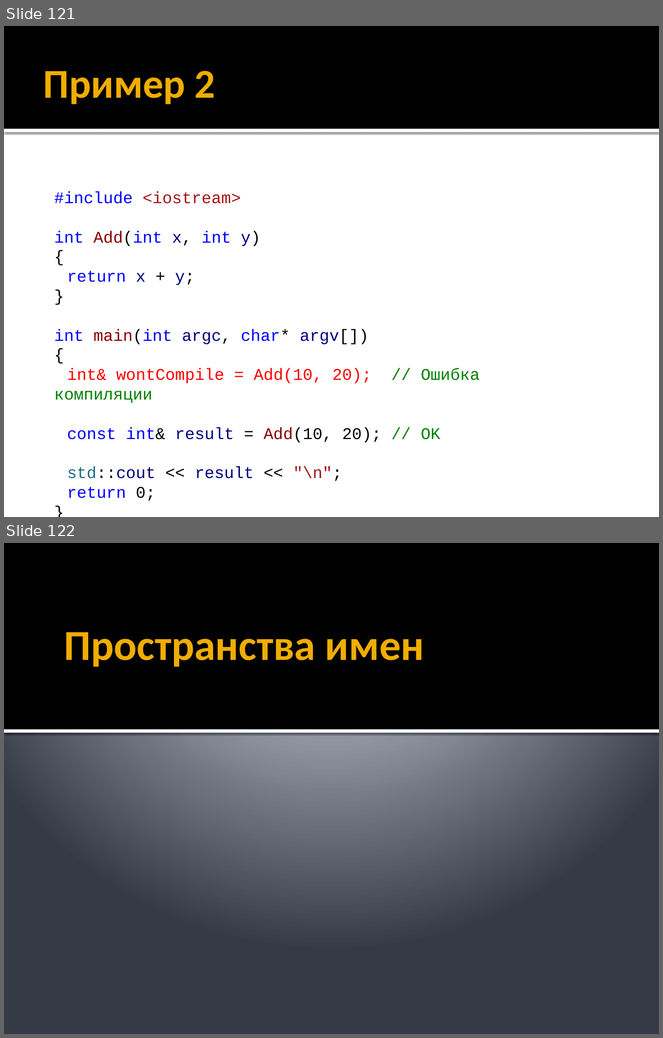
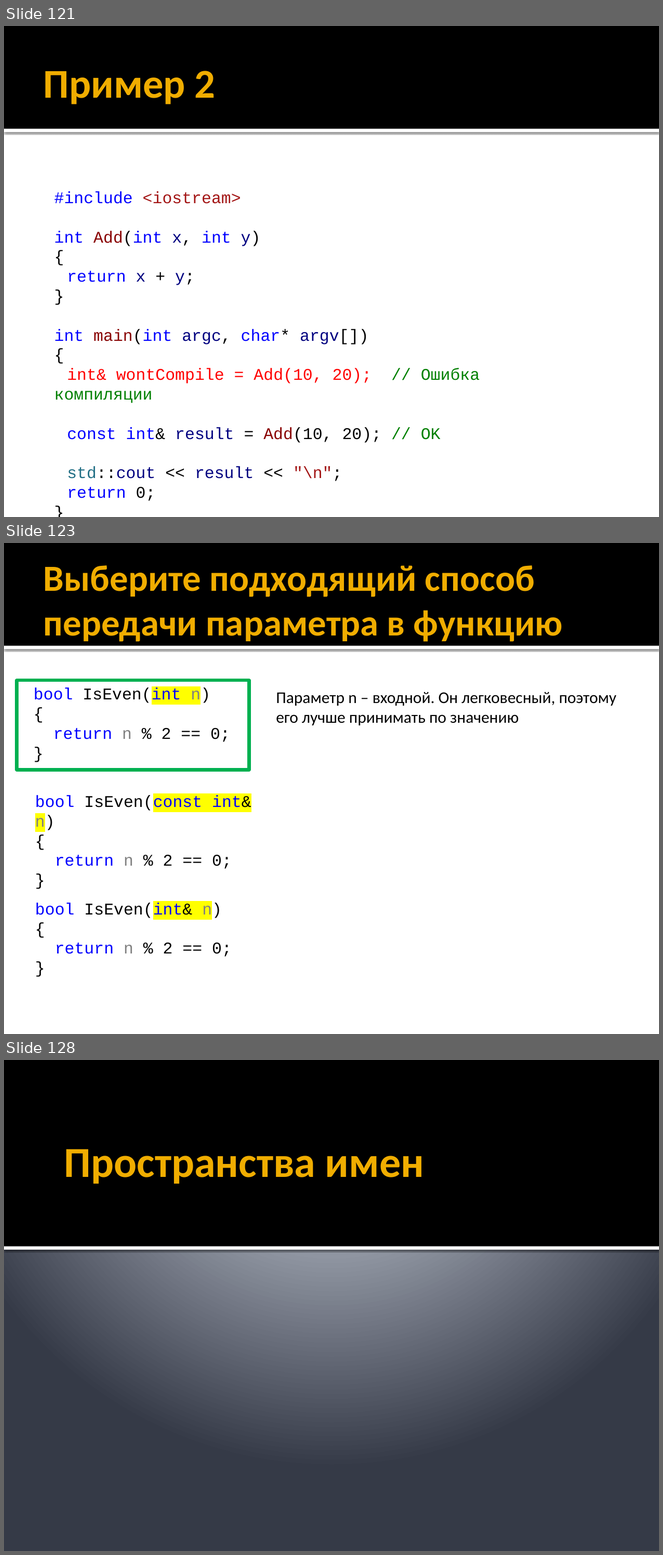
Before and after one commit to alexey-malov/oop, a slide deck: lectures/01/Синтаксис C++.pptx. Shown one above the other, each under a label of ours: slides 121 and 122 before the commit, slides 121, 123 and 128 after it; the slides between them are not shown. The pictures are 663x1038 and 663x1555 pixels, drawn with LibreOffice and Linux fonts; fonts in the diff are those of the drawing. Boxes give left, top, right and bottom in pixels: in the first picture for what was removed or moved away, otherwise in the second. Text is boxed around its words. In the diff, an @@ line names an element or a change of style, - is before the commit and + after.

```diff
--- a/lectures/01/Синтаксис C++.pptx
+++ b/lectures/01/Синтаксис C++.pptx
@@ slide 123 added at [4,543,659,1034], background #FFFFFF; not listed: 2 template elements that a slide beside it also shows @@
@@ title added at [44,565,563,642], 40.5 pt, text #F0AD00, bold @@
+Выберите подходящий способ передачи параметра в функцию
@@ rectangle added at [17,681,249,770], outline #00B050 3.78 pt @@
@@ text added at [34,688,230,742], 18 pt, text #000000 @@
+bool IsEven(int n)
+{
+return n % 2 == 0;
+}
@@ text added at [276,692,617,726], 18 pt, text #000000 @@
+Параметр n – входной. Он легковесный, поэтому его лучше принимать по значению
@@ text added at [35,795,252,869], 18 pt, text #0000FF @@
+bool IsEven(const int& n)
+{
+return n % 2 == 0;
+}
@@ text added at [35,903,232,957], 18 pt, text #000000 @@
+bool IsEven(int& n)
+{
+return n % 2 == 0;
+}
@@ what was slide 122 is now slide 128 @@
```
Also in this commit, not shown: 5 other slides added, 30 other files.
